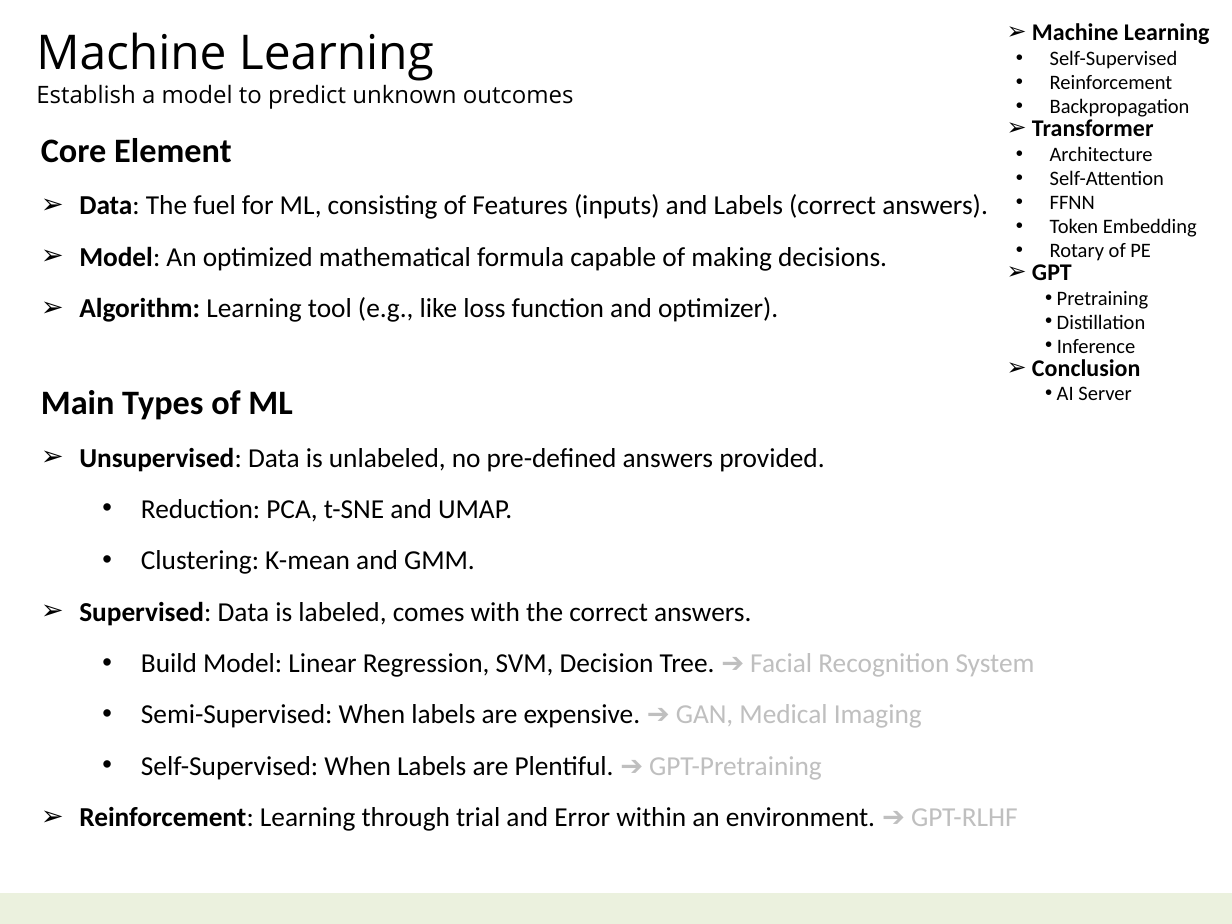
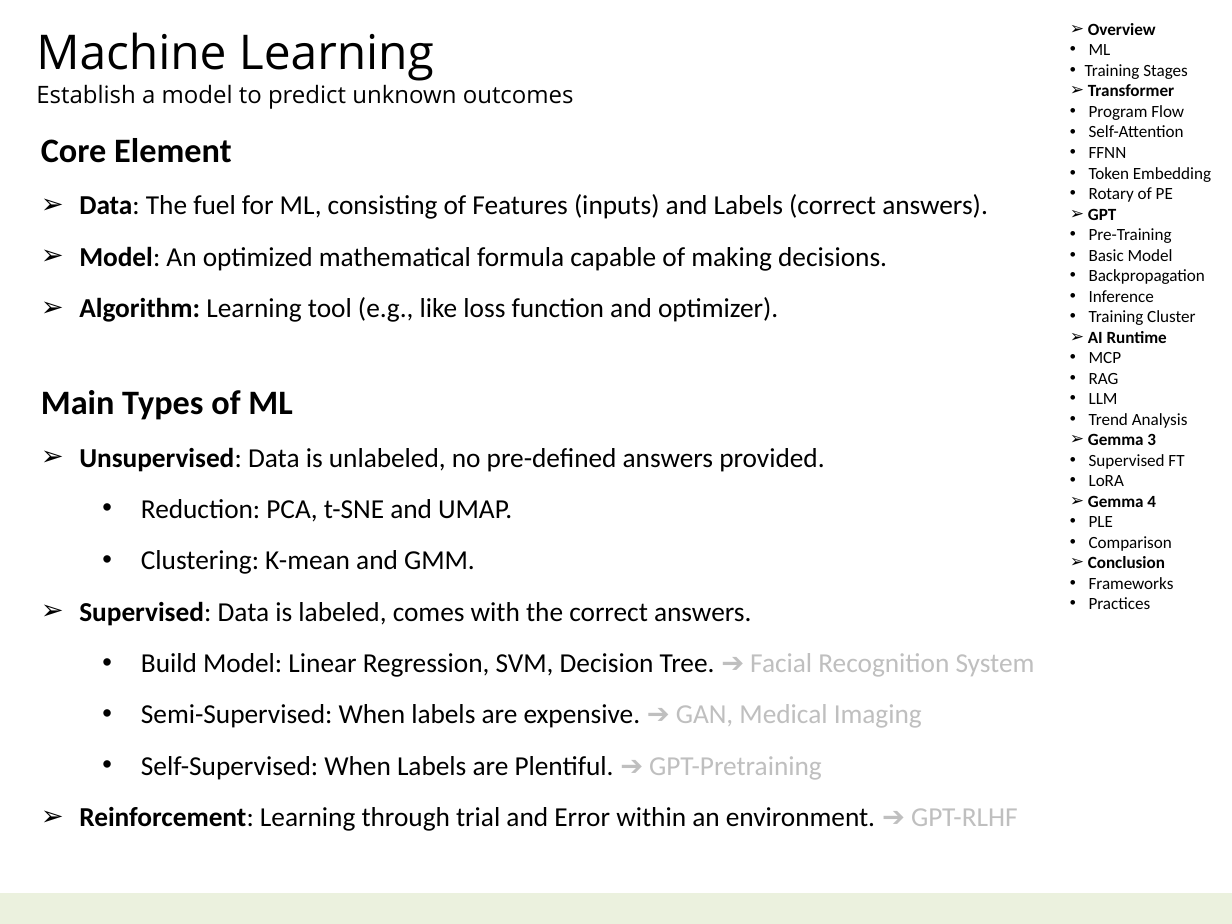
Before and after one commit to navibator/crazy-ai, a slide deck: slide 5 of ai.pptx. Drawn at 1232x924 pixels with LibreOffice and Linux fonts; fonts in the diff are those of the drawing. Boxes give left, top, right and bottom in pixels: in the first picture for what was removed or moved away, otherwise in the second. Text is boxed around its words. In the diff, an @@ line names an element or a change of style, - is before the commit and + after.

```diff
--- a/ai.pptx
+++ b/ai.pptx
@@ text removed at (x1=1032, y1=23, x2=1210, y2=400) @@
-➢ Machine Learning
-    • Self-Supervised
-    • Reinforcement
-    • Backpropagation
-➢ Transformer
-    • Architecture
-    • Self-Attention
-    • FFNN
-    • Token Embedding
-    • Rotary of PE
-➢ GPT
-    • Pretraining
-    • Distillation
-    • Inference
-➢ Conclusion
-    • AI Server
@@ text added at (x1=1085, y1=23, x2=1211, y2=609), 10 pt, text #000000 @@
+➢ Overview
+      • ML
+    • Training Stages
+➢ Transformer
+    • Program Flow
+    • Self-Attention
+    • FFNN
+    • Token Embedding
+    • Rotary of PE
+➢ GPT
+    • Pre-Training
+    • Basic Model
+    • Backpropagation
+    • Inference
+    • Training Cluster
+➢ AI Runtime
+    • MCP
+    • RAG
+    • LLM
+    • Trend Analysis
+➢ Gemma 3
+    • Supervised FT
+    • LoRA
+➢ Gemma 4
+    • PLE
+    • Comparison
+➢ Conclusion
+    • Frameworks
+    • Practices
```
Also in this commit, not shown: 7 other slides changed, 2 slides added, 5 slides removed, 1 other file.
